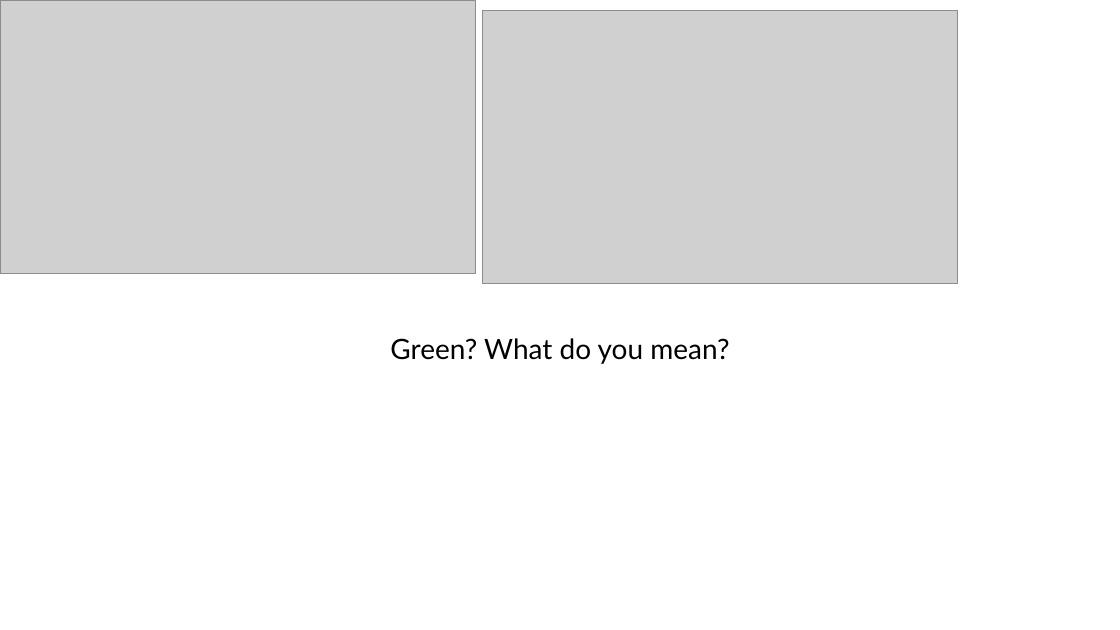
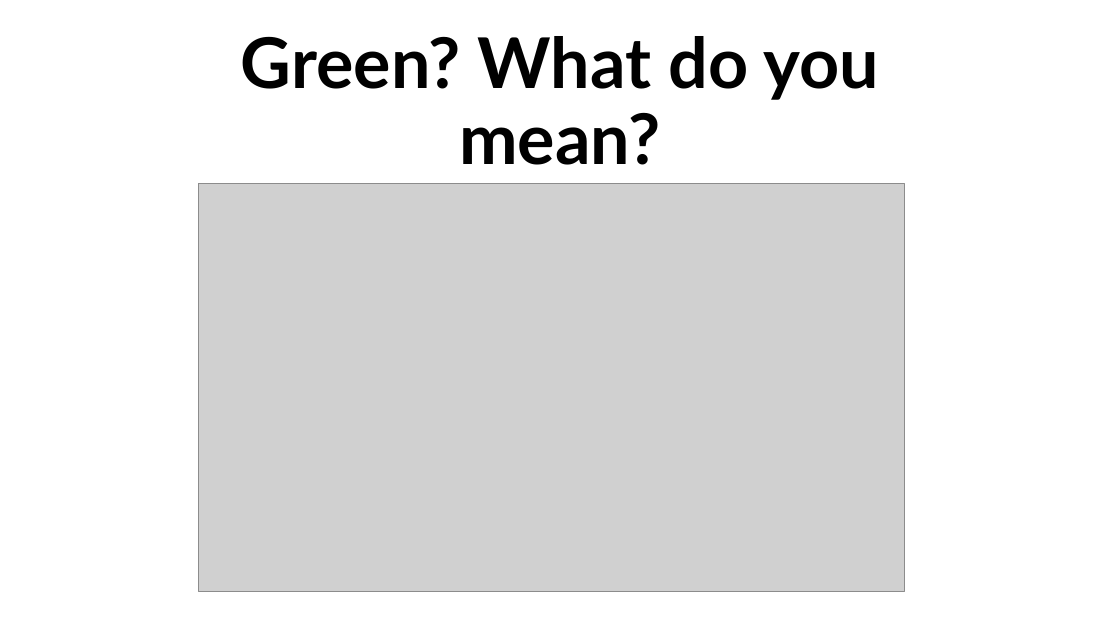
Before and after one commit to JakobFugl/scrandle_ml_project, a slide deck: slide 1 of Chris_workspace/Chris slides.pptx. Drawn at 1120x630 pixels with LibreOffice and Linux fonts; fonts in the diff are those of the drawing; grey boxes stand for pictures. Boxes give left, top, right and bottom in pixels: in the first picture for what was removed or moved away, otherwise in the second. Text is boxed around its words. In the diff, an @@ line names an element or a change of style, - is before the commit and + after.

```diff
--- a/Chris_workspace/Chris slides.pptx
+++ b/Chris_workspace/Chris slides.pptx
@@ picture removed at (x1=482, y1=10, x2=958, y2=284) @@
@@ title "Green? What do you mean?" moved from (x1=390, y1=338, x2=729, y2=364) to (x1=241, y1=36, x2=880, y2=165) @@
@@ title "Green? What do you mean?" at (x1=241, y1=36, x2=880, y2=165): size 24 to 60 pt, bold on; less space between paragraphs; vertical alignment top to bottom @@
@@ picture resized from (x1=0, y1=0, x2=476, y2=274) to (x1=198, y1=184, x2=905, y2=592) @@
```
Also in this commit, not shown: 4 slides added, 1 slide removed.
